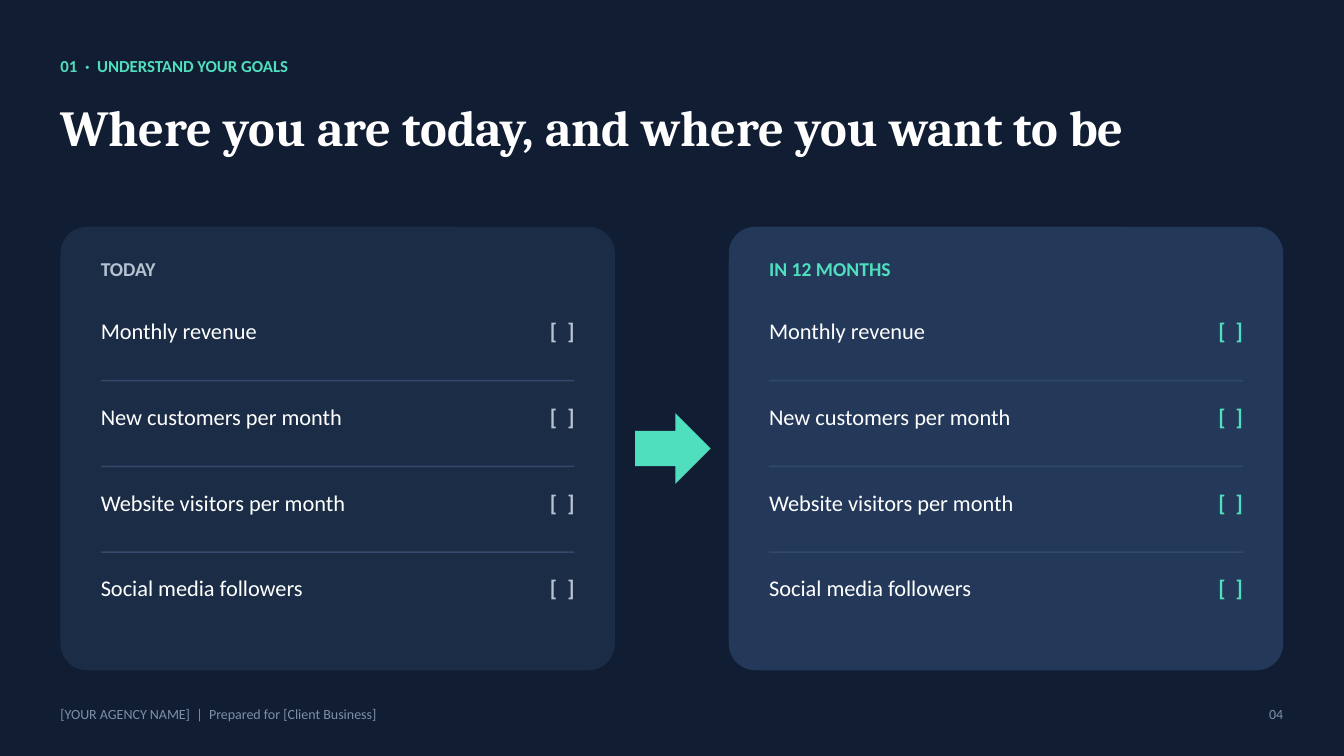
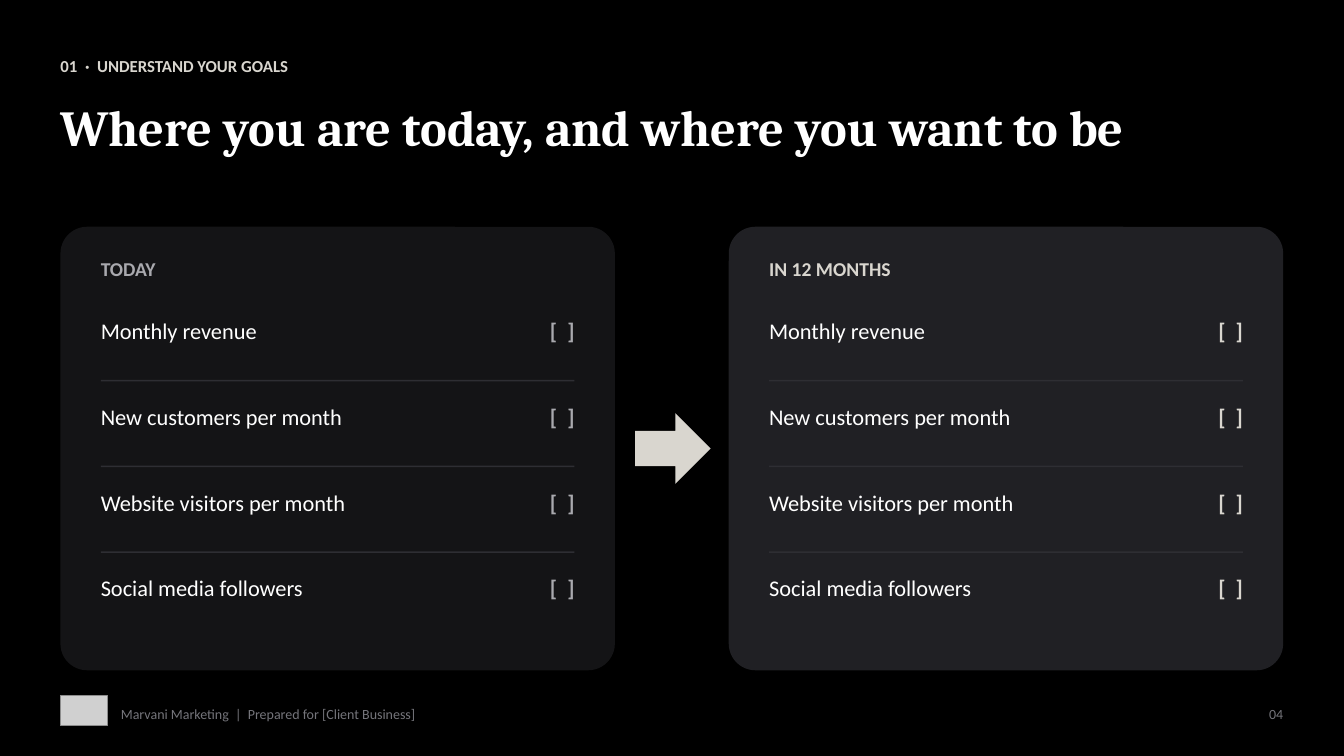
Before and after one commit to marvani043-max/Victor-, a slide deck: slide 4 of pitch-deck/Agency-Pitch-Deck.pptx. Drawn at 1344x756 pixels with LibreOffice and Linux fonts; fonts in the diff are those of the drawing; grey boxes stand for pictures. Boxes give left, top, right and bottom in pixels: in the first picture for what was removed or moved away, otherwise in the second. Text is boxed around its words. In the diff, an @@ line names an element or a change of style, - is before the commit and + after.

```diff
--- a/pitch-deck/Agency-Pitch-Deck.pptx
+++ b/pitch-deck/Agency-Pitch-Deck.pptx
@@ background #101D32 to #000000 @@
@@ rounded rectangle at box(60, 227, 615, 670): fill #1B2D46 to #141416 @@
@@ rounded rectangle at box(729, 227, 1284, 670): fill #24395A to #202024 @@
@@ right arrow at box(635, 413, 711, 484): fill #50DFBE to #D9D6CF @@
@@ fill #33496B to #2E2E33 in 6 elements at box(101, 380, 575, 381), box(101, 466, 575, 467), box(101, 552, 575, 553), box(769, 380, 1243, 381), box(769, 466, 1243, 467), box(769, 552, 1243, 553) @@
@@ text colour #B6C2D2 to #A9A9AE in 5 elements at box(101, 263, 156, 276), box(393, 318, 575, 358), box(393, 403, 575, 444), box(393, 489, 575, 529), box(393, 575, 575, 615) @@
@@ text colour #50DFBE to #D9D6CF in 6 elements at box(60, 61, 288, 72), box(769, 263, 891, 276), box(1062, 318, 1243, 358), box(1062, 403, 1243, 444), box(1062, 489, 1243, 529), box(1062, 575, 1243, 615) @@
@@ picture added at box(60, 696, 108, 726) @@
@@ text at box(121, 709, 415, 722): text changed; text colour #7F8FA6 to #75757B @@
-[YOUR AGENCY NAME] | Prepared for [Client Business]
+Marvani Marketing | Prepared for [Client Business]
@@ text "04" at box(1269, 710, 1283, 719): text colour #7F8FA6 to #75757B @@
```
Also in this commit, not shown: 11 other slides changed, 2 other files.
